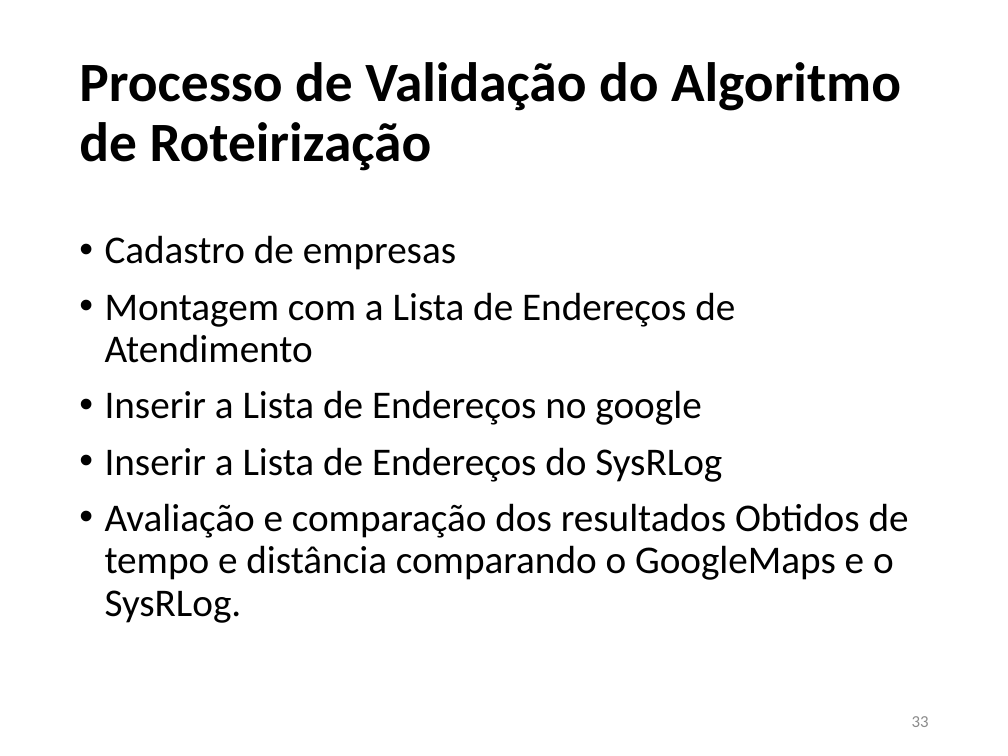
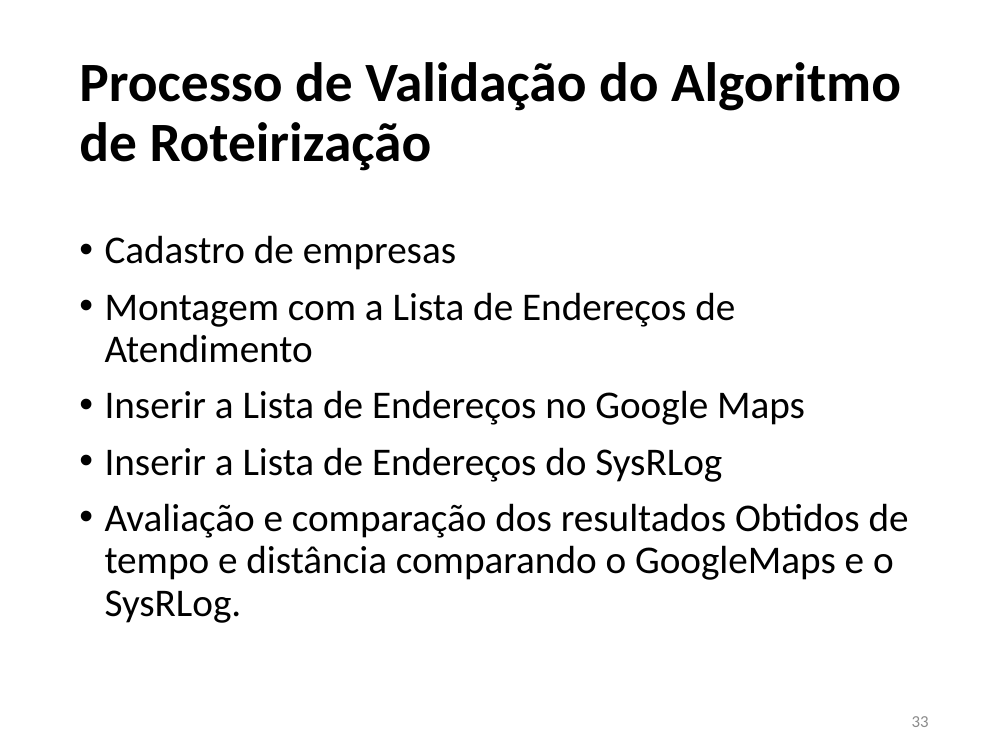
Before and after one commit to JoaoVFG/documentacaoTG, a slide deck: slide 33 of APRESENTAÇÃO JOAO VITOR.pptx. Drawn at 1008x756 pixels with LibreOffice and Linux fonts; fonts in the diff are those of the drawing. Boxes give left, top, right and bottom in pixels: in the first picture for what was removed or moved away, otherwise in the second. Text is boxed around its words. In the diff, an @@ line names an element or a change of style, - is before the commit and + after.

```diff
--- a/APRESENTAÇÃO JOAO VITOR.pptx
+++ b/APRESENTAÇÃO JOAO VITOR.pptx
@@ text at bbox=[105, 390, 805, 425]: text changed @@
-• Inserir a Lista de Endereços no google
+• Inserir a Lista de Endereços no Google Maps
```
Also in this commit, not shown: 6 other slides changed, 3 other files.
